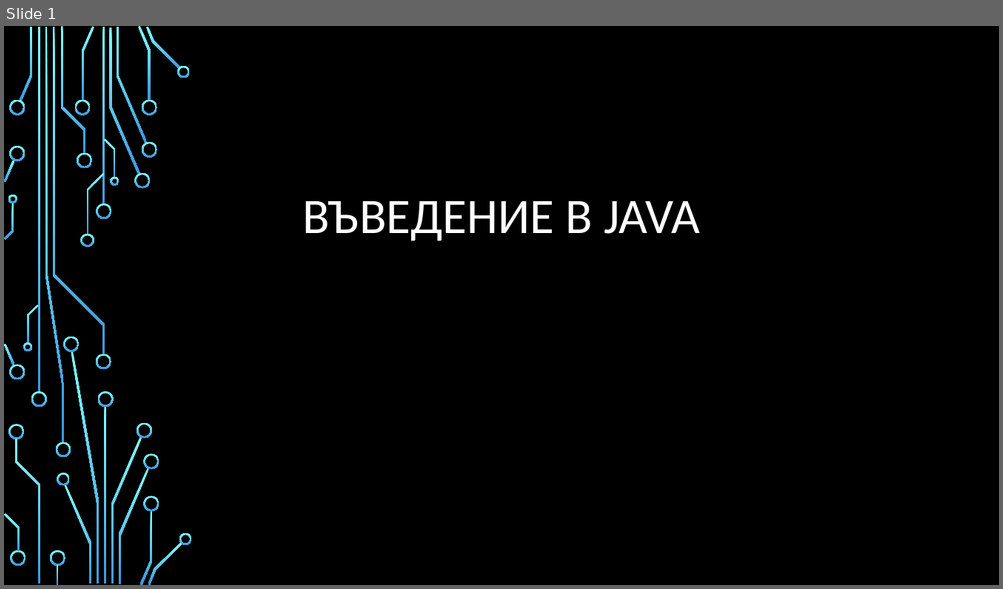
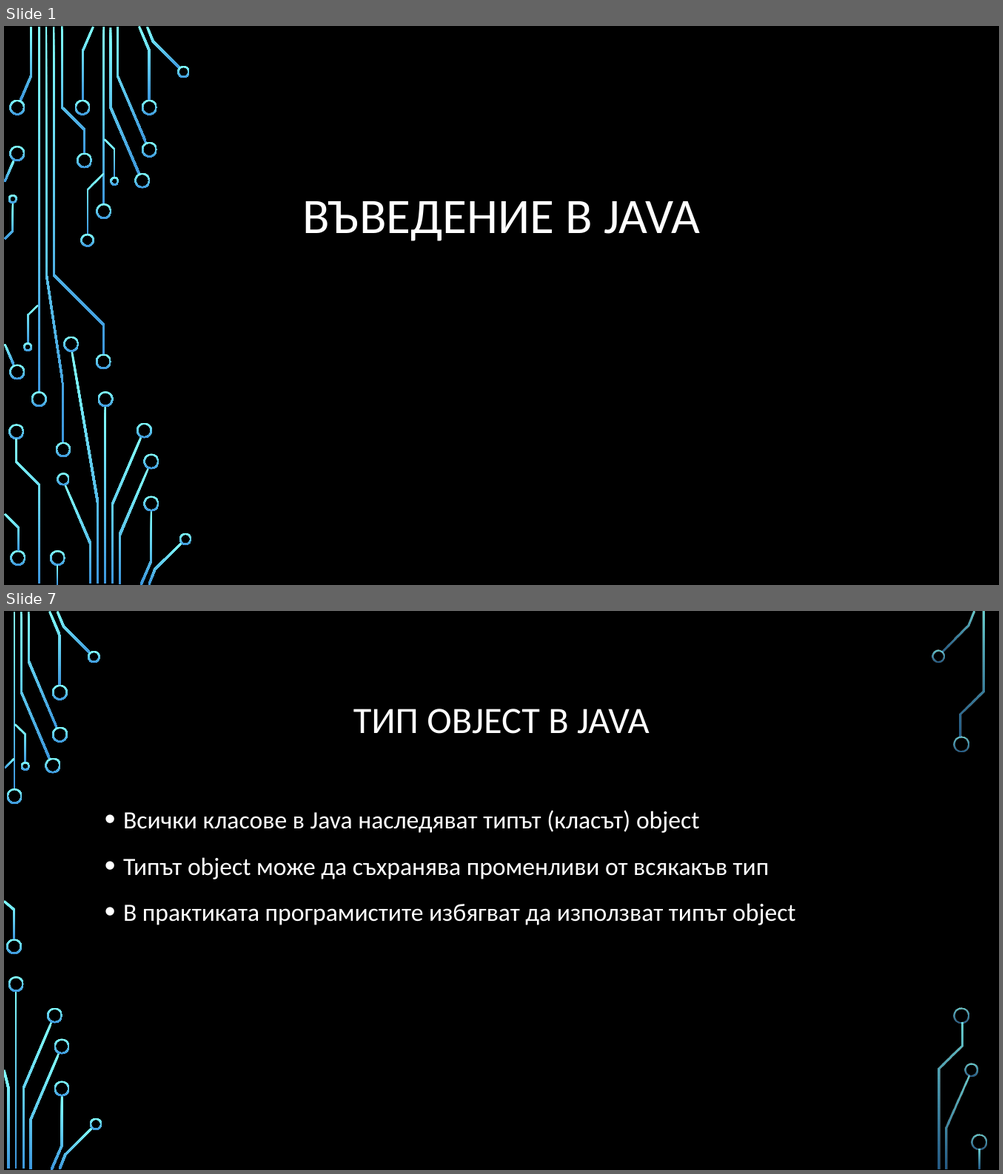
Before and after one commit to Bilyukov/java-course, a slide deck: 02.java-basics.pptx. Shown one above the other, each under a label of ours: slide 1 before the commit, slides 1 and 7 after it; the slides between them are not shown. The pictures are 1003x589 and 1003x1174 pixels, drawn with LibreOffice and Linux fonts; fonts in the diff are those of the drawing; background and template pictures are left out. Boxes give left, top, right and bottom in pixels: in the first picture for what was removed or moved away, otherwise in the second. Text is boxed around its words. In the diff, an @@ line names an element or a change of style, - is before the commit and + after.

Commit message:
Added Java Basics Demo

```diff
--- a/02.java-basics.pptx
+++ b/02.java-basics.pptx
@@ slide 7 added at (4, 611, 999, 1170), background picture (left out) @@
@@ title added at (353, 709, 649, 734), 36 pt, text #FFFFFF @@
+ТИП OBJECT В JAVA
@@ text added at (123, 810, 796, 925), 24 pt, text #FFFFFF @@
+• Всички класове в Java наследяват типът (класът) object
+• Типът object може да съхранява променливи от всякакъв тип
+• В практиката програмистите избягват да използват типът object
@@ group added at (4, 611, 987, 1170): 33 freeform shapes, 3 rectangles @@
```
Also in this commit, not shown: 2 slides changed, 21 other slides added, 21 other files.
